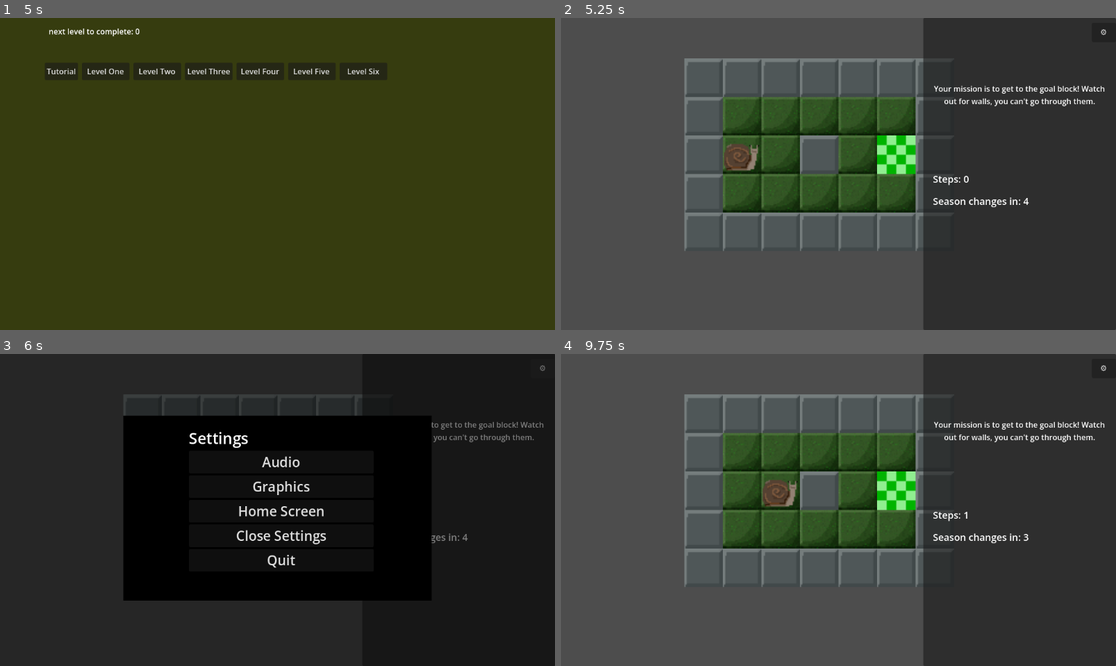
Above: before the commit, frames 1-4 (two rows, left to right).
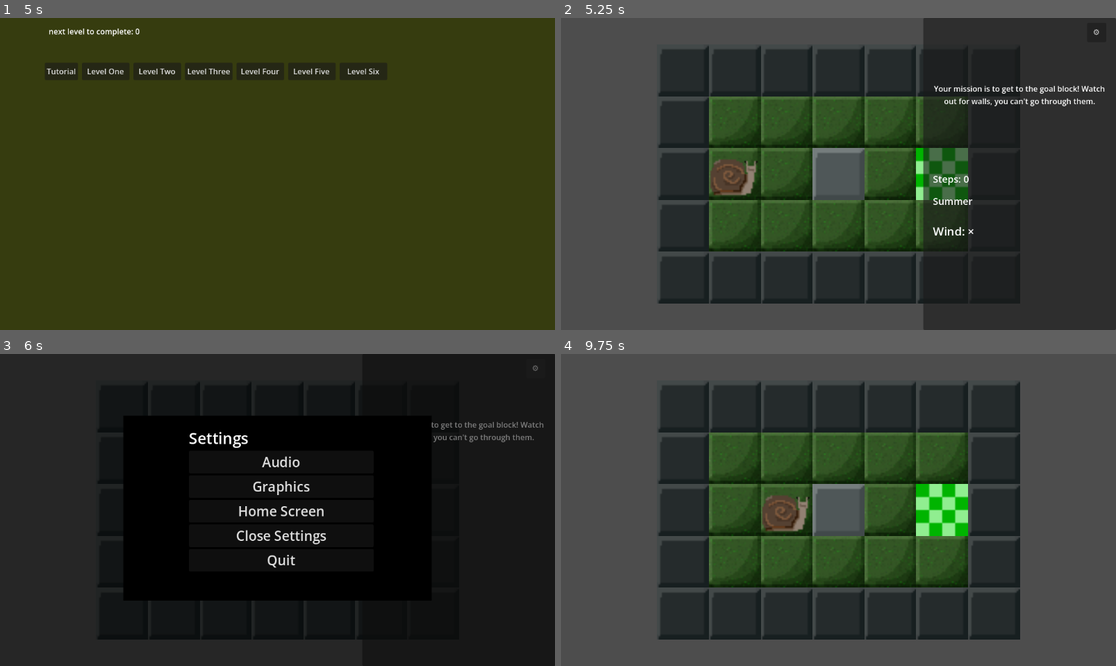
Above: after the commit, the same moments.

Repository: Caleb-sbani/project-seasons
Game: Godot game, scene res://scenes/LevelSelect.tscn
Same seed, same stepped clock (60 frames per second), same inputs: the game is played once before the commit and once after it.
Inputs:
- Up to frame 1 (5 s): click "Level One" at 0.5 s; click "⚙" at 1.25 s; click "Audio" at 2 s; click "Graphics" at 2.75 s; click "Home Screen" at 3.5 s; click "Level Select" at 4.25 s
- Up to frame 2 (5.25 s): click "Tutorial" at 5 s
- Up to frame 3 (6 s): click "⚙" at 5.75 s
- Up to frame 4 (9.75 s): click "Audio" at 6.5 s; click "Graphics" at 7.25 s; click "Home Screen" at 8 s; click "Tutorial" at 8.75 s; tap Enter at 9.5 s; hold Right (ui_right) from 9.53 s (still down); tap H at 9.6 s

Frame 1 is identical in both runs. In frame 2, 33% of the frame differs, in the area x 17-99%, y 3-92%; in frame 3, 2.6%; in frame 4, 56%, in the area x 17-100%, y 0-100%.

Commit message:
Updates tutorial level to match modern level framework

Diff:
--- a/GameFiles/project-seasons/scripts/levels.gd
+++ b/GameFiles/project-seasons/scripts/levels.gd
@@ -90,10 +90,6 @@
 
 	# Just position it manually inside the 400px panel
 	settings_button.position = Vector2(340, 10)
-
-	settings_button.pressed.connect(_on_settings_pressed)
-
-	right_panel.add_child(settings_button)
 
 	settings_button.pressed.connect(_on_settings_pressed)
 
@@ -363,6 +359,8 @@
 			direction = Vector2i(0, 1)
 		elif event.pressed and event.keycode == KEY_D:
 			direction = Vector2i(1, 0)
+		elif event.pressed and event.keycode == KEY_ESCAPE:
+			_on_settings_pressed()
 
 	if direction != Vector2i.ZERO:
 		try_move_player(direction)
@@ -372,7 +370,7 @@
 	var new_pos = player_pos + direction
 	var box_at_pos = get_box_at(new_pos)
 	# check what type of tile is at new position
-	if (get_tile_at(new_pos) == 'E'): return
+	if (get_tile_at(new_pos) == 'E' or player_locked): return
 	if ((get_tile_at(new_pos) != 'w') or (has_honey and get_tile_at(new_pos) == 'w')):
 		if season == "Fall" and direction == wind_direction:
 			var boost_pos = new_pos + wind_direction
@@ -630,7 +628,7 @@
 	$UI.add_child(fade)
 
 	var tween = create_tween()
-	tween.tween_property(fade, "color", Color(0, 0, 0, 1), 1.0)
+	tween.tween_property(fade, "color", Color(0, 0, 0, 1), 0.5)
 	await tween.finished
 
 	await get_tree().create_timer(1).timeout
@@ -643,7 +641,7 @@
 	$UI.add_child(fade)
 
 	var tween = create_tween()
-	tween.tween_property(fade, "color", Color(0, 0, 0, 0), 1.0)
+	tween.tween_property(fade, "color", Color(0, 0, 0, 0), 0.5)
 	await tween.finished
 
 	fade.queue_free()
--- a/GameFiles/project-seasons/scripts/tutorial_lvl.gd
+++ b/GameFiles/project-seasons/scripts/tutorial_lvl.gd
@@ -1,28 +1,40 @@
 extends Node2D
 
+var settings_scene = preload("res://scenes/SettingsMenu.tscn")
+var input_locked = false
+
 const TILE_SIZE = 32  # our sprites are 32x32
+var seasons_array = ["Winter", "Spring", "Summer", "Fall"]
 
 # various trackers
+var player_locked = false
 var current_stage = 1
+var total_stages = 7
 var player_pos = Vector2i(0, 0)
 var step_counter = 0
-var change_frequency = 4
+var change_frequency = 999999999 # makes sure seasons dont switch randomly during tutorial
 var has_honey = false
 var wind_direction = Vector2i(1, 0)  # right by default
-
-var input_locked = false
-
-# ttrackers for tutorial highlights
-var shown_step_counter_hint = false
-var shown_change_freq_hint = false
-var shown_wind_hint = false
+var season = ""
 
 # object refrences
 var player_sprite = null
 var tutorial_panel = null
 var boxes = []
-
-var settings_scene = preload("res://scenes/SettingsMenu.tscn")
+var waters = []
+var waterspos = []
+var sinkholes = []
+var sinkholetracker = []
+var sinkholespos = []
+var bees = []
+var beehives = []
+var beehivespos = []
+
+
+# trackers for tutorial highlights
+var shown_step_counter_hint = false
+var shown_change_freq_hint = false
+var shown_wind_hint = false
 
 func _ready():
 	setup_ui()
@@ -76,32 +88,18 @@
 	hud.position = Vector2(20, 320)
 	right_panel.add_child(hud)
 
-	# --- Settings Button ---
-	# --- Settings Button ---
 	var settings_button = Button.new()
 	settings_button.name = "SettingsButton"
-	settings_button.text = "⚙"  # gear symbol for settings
+	settings_button.text = "⚙"
 	settings_button.tooltip_text = "Settings"
-	settings_button.size_flags_horizontal = Control.SIZE_SHRINK_CENTER
-	settings_button.size_flags_vertical = Control.SIZE_SHRINK_CENTER
-	settings_button.custom_minimum_size = Vector2(40, 40)  # button size
-
-	# Anchors to top-right corner
-	settings_button.anchor_left = 1.0
-	settings_button.anchor_top = 0.0
-	settings_button.anchor_right = 1.0
-	settings_button.anchor_bottom = 0.0
-
-	# Offset from top-right
-	settings_button.offset_left = -50  # distance from right edge
-	settings_button.offset_top = 10    # distance from top
-	settings_button.offset_right = 0
-	settings_button.offset_bottom = 0
-
-	ui.add_child(settings_button)
-
-	# connect the pressed signal
+	settings_button.custom_minimum_size = Vector2(40, 40)
+
+	# Just position it manually inside the 400px panel
+	settings_button.position = Vector2(340, 10)
+
 	settings_button.pressed.connect(_on_settings_pressed)
+
+	right_panel.add_child(settings_button)
 
 	# step counter
 	var step_label = Label.new()
@@ -115,24 +113,38 @@
 	spacer1.custom_minimum_size = Vector2(0, 10)
 	hud.add_child(spacer1)
 
+	#season label
+	var season_label = Label.new()
+	season_label.name = "CurrentSeason"
+	season_label.text = season
+	season_label.add_theme_font_size_override("font_size", 20)
+	hud.add_child(season_label)
+
+	#element spacing
+	var spacer2 = Control.new()
+	spacer2.custom_minimum_size = Vector2(0, 10)
+	hud.add_child(spacer2)
+
 	# season change tracker (seasons changing not actually implemented for tutorial)
 	var freq_label = Label.new()
 	freq_label.name = "ChangeFrequency"
 	freq_label.text = "Season changes in: 4"
 	freq_label.add_theme_font_size_override("font_size", 20)
 	hud.add_child(freq_label)
+	freq_label.hide()
 
 	# spacing for UI elements
-	var spacer2 = Control.new()
-	spacer2.custom_minimum_size = Vector2(0, 10)
-	hud.add_child(spacer2)
+	var spacer3 = Control.new()
+	spacer3.custom_minimum_size = Vector2(0, 10)
+	hud.add_child(spacer3)
 
 	# wind direction indicator
 	var wind_label = Label.new()
 	wind_label.name = "WindDirection"
-	wind_label.text = "Wind: →"
+	wind_label.text = "Wind: ×"
+	#←, ↑, ↓, → or × for values
 	wind_label.add_theme_font_size_override("font_size", 24)
-	wind_label.visible = false  # hidden until stage 7
+	wind_label.visible = true
 	hud.add_child(wind_label)
 
 	tutorial_panel = text_container
@@ -159,25 +171,47 @@
 	has_honey = false
 	shown_step_counter_hint = false
 	shown_change_freq_hint = false
+	player_locked = false
 	shown_wind_hint = false
 	update_hud()
 
-	# loads the appropriate stage of tutorial
 	match stage_num:
 		1:
+			season = "Summer"
+			#call switch season at the end of setup so season gets set up correctly
 			load_stage_1()
+			switch_season()
 		2:
+			season = "Summer"
+			#call switch season at the end of setup so season gets set up correctly
 			load_stage_2()
+			switch_season()
 		3:
+			season = "Winter"
+			#call switch season at the end of setup so season gets set up correctly
 			load_stage_3()
+			switch_season()
 		4:
+			season = "Spring"
+			#call switch season at the end of setup so season gets set up correctly
 			load_stage_4()
+			switch_season()
 		5:
+			season = "Summer"
+			#call switch season at the end of setup so season gets set up correctly
 			load_stage_5()
+			switch_season()
 		6:
+			season = "Summer"
+			#call switch season at the end of setup so season gets set up correctly
 			load_stage_6()
+			switch_season()
 		7:
+			season = "Fall"
+			#call switch season at the end of setup so season gets set up correctly
 			load_stage_7()
+			switch_season()
+	update_hud()
 
 func clear_level():
 	# remove all child nodes except UI and camera for the reset
@@ -186,22 +220,32 @@
 			child.queue_free()
 
 	boxes.clear()
+	waters.clear()
+	waterspos.clear()
+	sinkholes.clear()
+	sinkholetracker.clear()
+	bees.clear()
+	beehives.clear()
+	beehivespos.clear()
 	player_sprite = null
 
 func create_map(layout: Array, instruction_text: String):
+	$UI/RightPanel/TextContainer/TutorialText.add_theme_color_override("font_color", Color(1, 1, 1))
+	$UI/RightPanel/TextContainer/TutorialText.add_theme_font_size_override("font_size", 16)
+	$UI/RightPanel/TextContainer/TutorialText.show()
 	var rows = layout.size()
 	var cols = layout[0].length()
 
 	# adds the outer walls around the lvls
 	# top & bottom
 	for x in range(cols + 2):
-		create_tile(Vector2i(x, 0), 'w')
-		create_tile(Vector2i(x, rows + 1), 'w')
+		create_tile(Vector2i(x, 0), 'E')
+		create_tile(Vector2i(x, rows + 1), 'E')
 
 	# left & right
 	for y in range(rows + 2):
-		create_tile(Vector2i(0, y), 'w')
-		create_tile(Vector2i(cols + 1, y), 'w')
+		create_tile(Vector2i(0, y), 'E')
+		create_tile(Vector2i(cols + 1, y), 'E')
 
 	# creates the lvl content
 	for y in range(rows):
@@ -221,7 +265,14 @@
 				create_tile(grid_pos, 'B')
 			else:
 				create_tile(grid_pos, tile)
-
+	var camera = get_viewport().get_camera_2d()
+	#camera hints: moving right with camera is +++x
+	# moving down with camera is ---y
+	camera.position = Vector2(32 * cols + 64, rows* 32.0 + 64)/2
+	#camera.zoom = Vector2(2, 2)
+	var t = min(12.0/cols, 6.0/rows)
+	t = pow(t, 0.75)
+	camera.zoom = Vector2(2.0 * t, 2.0 * t)
 	# show tutorial instructions
 	show_tutorial_text(instruction_text)
 
@@ -237,16 +288,38 @@
 			sprite.texture = load("res://assets/sprites/wall.png")
 		'W':
 			sprite.texture = load("res://assets/sprites/water.png")
+			waters.append(sprite)
+			waterspos.append(grid_pos)
 		'i':
 			sprite.texture = load("res://assets/sprites/ice.png")
+			waters.append(sprite)
+			waterspos.append(grid_pos)
 		's':
 			sprite.texture = load("res://assets/sprites/sinkhole.png")
+			sinkholes.append(sprite)
+			sinkholespos.append(grid_pos)
+			sinkholetracker.append(0)
+		'H':
+			sprite.texture = load("res://assets/sprites/sinkhole_warning.png")
+			sinkholes.append(sprite)
+			sinkholespos.append(grid_pos)
+			sinkholetracker.append(1)
+		'h':
+			sprite.texture = load("res://assets/sprites/sinkhole_start.png")
+			sinkholes.append(sprite)
+			sinkholespos.append(grid_pos)
+			sinkholetracker.append(2)
 		'b':
 			sprite.texture = load("res://assets/sprites/beehive.png")
+			beehives.append(sprite)
+			beehivespos.append(grid_pos)
 		'B':
 			sprite.texture = load("res://assets/sprites/bee.png")
+			bees.append(sprite)
 		'G':
 			sprite.texture = load("res://assets/sprites/goal.png")
+		'E':
+			sprite.texture = load("res://assets/sprites/outer_wall.png")
 
 	add_child(sprite)
 
@@ -265,10 +338,12 @@
 	box.position = Vector2(grid_pos) * TILE_SIZE
 	box.centered = false
 	box.set_meta("grid_pos", grid_pos)
+	box.set_meta("immovable", false)
 	box.name = "Box"
-	box.z_index = 5  # renders boxes above tiles but below player
+	box.z_index = 6  # renders boxes above tiles but below player
 	boxes.append(box)
 	add_child(box)
+
 
 func show_tutorial_text(text: String):
 	$UI/RightPanel/TextContainer/TutorialText.text = text
@@ -276,6 +351,7 @@
 func update_hud():
 	$UI/RightPanel/HUD/StepCounter.text = "Steps: %d" % step_counter
 	var steps_until_change = change_frequency - (step_counter % change_frequency)
+	$UI/RightPanel/HUD/CurrentSeason.text = season
 	$UI/RightPanel/HUD/ChangeFrequency.text = "Season changes in: %d" % steps_until_change
 
 func _unhandled_input(event):
@@ -284,7 +360,9 @@
 
 	var direction = Vector2i.ZERO
 
-	if event.is_action_pressed("ui_up"):
+	if player_locked == true:
+		direction = Vector2i(0, 0)
+	elif event.is_action_pressed("ui_up"):
 		direction = Vector2i(0, -1)
 	elif event.is_action_pressed("ui_down"):
 		direction = Vector2i(0, 1)
@@ -293,74 +371,121 @@
 	elif event.is_action_pressed("ui_right"):
 		direction = Vector2i(1, 0)
 
+	if event is InputEventKey:
+		if event.pressed and event.keycode == KEY_H:
+			if ($UI.visible):
+				$UI.hide()
+			else:
+				$UI.show()
+		elif event.pressed and event.keycode == KEY_R:
+			player_death("Restarting", player_pos)
+		elif event.pressed and event.keycode == KEY_W:
+			direction = Vector2i(0, -1)
+		elif event.pressed and event.keycode == KEY_A:
+			direction = Vector2i(-1, 0)
+		elif event.pressed and event.keycode == KEY_S:
+			direction = Vector2i(0, 1)
+		elif event.pressed and event.keycode == KEY_D:
+			direction = Vector2i(1, 0)
+		elif event.pressed and event.keycode == KEY_ESCAPE:
+			_on_settings_pressed()
+
 	if direction != Vector2i.ZERO:
 		try_move_player(direction)
 
 func try_move_player(direction: Vector2i):
+	#$UI/RightPanel/TextContainer/TutorialText.hide()
 	var new_pos = player_pos + direction
-
-	# is a box in the way
 	var box_at_pos = get_box_at(new_pos)
-	if box_at_pos:
-		# if box is immovable (on water/sinkhole), player can walk over it
-		if box_at_pos.get_meta("immovable", false):
-			move_player(new_pos)
-			return
-
-		# else push the box
-		if try_push_box(box_at_pos, direction):
-			move_player(new_pos)
-		return
-
 	# check what type of tile is at new position
-	if can_move_to(new_pos):
-		move_player(new_pos)
-
-		# stage 7 specific
-		if current_stage == 7 and direction == wind_direction:
+	if (get_tile_at(new_pos) == 'E' or player_locked): return
+	if ((get_tile_at(new_pos) != 'w') or (has_honey and get_tile_at(new_pos) == 'w')):
+		if season == "Fall" and direction == wind_direction:
 			var boost_pos = new_pos + wind_direction
 			# check if boost position has a box (not sure how we want to handle this yet)
 			var boost_box = get_box_at(boost_pos)
+			if box_at_pos:
+				if (box_at_pos.get_meta("immovable") == false):
+					if try_push_box(box_at_pos, direction):
+						move_player(new_pos)
+					return
+			else:
+				var tileat = get_tile_at(new_pos)
+				match tileat:
+					'B':
+						if (step_counter%change_frequency != change_frequency-1):
+							player_death("Stung by a bee!", new_pos)
+						return
+					'w':
+						if(can_move_to(new_pos)):
+							move_player(new_pos)
 			if boost_box:
-				if boost_box.get_meta("immovable", false):
-					move_player(boost_pos, false)  # don't increment steps twice
+				if (boost_box.get_meta("immovable")):
+					move_player(boost_pos, true)
+					return
+				else:
+					if (try_push_box(boost_box, direction)):
+						move_player(boost_pos)
+						return
+					elif can_move_to(new_pos):
+						move_player(new_pos)
+						return
 			elif can_move_to(boost_pos):
-				move_player(boost_pos, false)  # don't increment steps twice
+				move_player(boost_pos, true)
+				return
+			if (get_tile_at(boost_pos) == 'w' or get_tile_at(boost_pos) == 'E'):
+				if (can_move_to(new_pos)):
+					move_player(new_pos)
+		elif (season != "Fall" or direction != wind_direction):
+			if (box_at_pos):
+				if (box_at_pos.get_meta("immovable")):
+					move_player(new_pos)
+					return
+				elif try_push_box(box_at_pos, direction):
+					move_player(new_pos)
+					return
+			elif (can_move_to(new_pos)):
+				move_player(new_pos)
+				return
+
 
 func can_move_to(grid_pos: Vector2i) -> bool:
 	var tile = get_tile_at(grid_pos)
-
+	if tile == 'E': return false
 	# can't walk through walls
 	if tile == 'w':
-		# stage 5 specific
-		if has_honey and current_stage == 5:
+		if has_honey:
 			has_honey = false
+			player_sprite.texture = load("res://assets/sprites/snail.png")
 			return true
 		return false
 
-	# water kills you
-	if tile == 'W':
-		player_death("You drowned!")
+	# water kills you when not about to turn to ice
+	if (tile == 'W' and season == "Fall" and step_counter%change_frequency == change_frequency-1):
+		return true
+	if (tile == 'W' and season != "Winter"):
+		player_death("You drowned!", grid_pos)
 		return false
 
 	# bees sting you to death
-	if tile == 'B' and current_stage == 4:
-		player_death("Ouch! Stung by a bee!")
+	if tile == 'B' and season == "Spring" and step_counter%change_frequency != change_frequency-1:
+		player_death("Ouch! Stung by a bee!", grid_pos)
 		return false
 
 	# beehive gives honey
-	if tile == 'b' and current_stage == 5:
+	if tile == 'b':
 		has_honey = true
-		show_tutorial_text("You got honey! You can now climb over one wall!")
+		player_sprite.texture = load("res://assets/sprites/snail_honey.png")
 
 	# sinkholes kill you
 	if tile == 's':
-		player_death("You fell into a sinkhole!")
+		player_death("You fell into a sinkhole!", grid_pos)
 		return false
 
 	return true
 
 func get_tile_at(grid_pos: Vector2i) -> String:
+
 	# checks tiles by position
 	var world_pos = Vector2(grid_pos) * TILE_SIZE
 
@@ -369,14 +494,20 @@
 			if child.position.distance_to(world_pos) < 5:
 				# determine type
 				var texture_path = child.texture.resource_path
-				if "wall" in texture_path:
+				if "outer_wall" in texture_path:
+					return 'E'
+				elif "wall" in texture_path:
 					return 'w'
 				elif "water" in texture_path:
 					return 'W'
 				elif "ice" in texture_path:
 					return 'i'
-				elif "sinkhole" in texture_path:
+				elif "sinkhole.png" in texture_path:
 					return 's'
+				elif "sinkhole_warning.png" in texture_path:
+					return 'H'
+				elif "sinkhole_start.png" in texture_path:
+					return 'h'
 				elif "bee.png" in texture_path:  # bee.png not beehive
 					return 'B'
 				elif "beehive" in texture_path:
@@ -386,11 +517,32 @@
 
 	return 'g'
 
+
 func get_box_at(grid_pos: Vector2i):
+	var tempboxes = []
 	for box in boxes:
 		if box.get_meta("grid_pos") == grid_pos:
-			return box
+			tempboxes.append(box)
+	for b in tempboxes:
+		if b.get_meta("immovable") == true:
+			continue
+		else:
+			return b
+	if tempboxes.size() == 1:
+		return tempboxes[0]
 	return null
+
+
+func get_immovable_box_at(grid_pos: Vector2i):
+	var tempboxes = []
+	for box in boxes:
+		if box.get_meta("grid_pos") == grid_pos:
+			tempboxes.append(box)
+	for b in tempboxes:
+		if b.get_meta("immovable") == true:
+			return b
+	return null
+
 
 func try_push_box(box, direction: Vector2i) -> bool:
 	var box_pos = box.get_meta("grid_pos")
@@ -399,14 +551,21 @@
 	# can box be pushed there
 	var tile = get_tile_at(new_box_pos)
 
+	if (get_box_at(new_box_pos) != null):
+		box.set_meta("grid_pos", new_box_pos)
+		animate_move(box, new_box_pos)
+		return true
+
 	if tile == 'W' or tile == 's':
 		box.set_meta("grid_pos", new_box_pos)
 		box.set_meta("immovable", true)
+		box.texture = load("res://assets/sprites/immovable_box.png")
+		box.z_index = 4 # render below moveable boxes
 		animate_move(box, new_box_pos)
 		return true
 
 	# can't push if there's a wall or another box
-	if tile == 'w' or get_box_at(new_box_pos):
+	if tile == 'w' or get_box_at(new_box_pos) or tile == 'b' or tile == 'E':
 		return false
 
 	# can't push immovable boxes
@@ -424,25 +583,14 @@
 
 	if increment_steps:
 		step_counter += 1
+		if step_counter % change_frequency == 0:
+			switch_season()
 		update_hud()
-
-		# stage 3 hints after first move
-		if current_stage == 3 and step_counter == 1:
-			if not shown_step_counter_hint:
-				shown_step_counter_hint = true
-				await get_tree().create_timer(0.5).timeout
-				highlight_hud_element("StepCounter")
-				show_tutorial_text("Here is your step counter. You can keep track of how many steps you have made in the current season.")
-				await get_tree().create_timer(3).timeout
-
-			if not shown_change_freq_hint:
-				shown_change_freq_hint = true
-				highlight_hud_element("ChangeFrequency")
-				show_tutorial_text("Here is the change frequency. The map will change seasons every time your steps reach this number.")
 
 	# ALWAYS check if reached goal after moving
 	# player must LAND on goal to win
 	if get_tile_at(new_pos) == 'G':
+		player_locked = true
 		await get_tree().create_timer(0.5).timeout
 		on_goal_reached()
 
@@ -462,22 +610,28 @@
 	var tween = create_tween()
 	tween.tween_property(sprite, "position", target_pos, 0.2)
 
-func player_death(death_message: String):
-	# death message
-	show_tutorial_text(death_message + "\n\nResetting level...")
-
+func player_death(death_message: String, death_pos: Vector2i):
+	$UI/RightPanel/TextContainer/TutorialText.show()
+	$UI/RightPanel/TextContainer/TutorialText.text = death_message
+	$UI/RightPanel/TextContainer/TutorialText.add_theme_font_size_override("font_size", 24)
+	$UI/RightPanel/TextContainer/TutorialText.add_theme_color_override("font_color", Color(1, 0, 0))
 	# temporarily disable input
 	set_process_unhandled_input(false)
 
 	# flash player red for death
 	if player_sprite:
+		var target_pos = Vector2(death_pos) * TILE_SIZE
+		if (death_pos != player_pos):
+			var tween = create_tween()
+			tween.tween_property(player_sprite, "position", target_pos, 0.2)
 		var original_modulate = player_sprite.modulate
 		player_sprite.modulate = Color(1, 0, 0)  # Red
 		await get_tree().create_timer(0.5).timeout
 		player_sprite.modulate = original_modulate
 
+
 	# wait a moment
-	await get_tree().create_timer(1.0).timeout
+	await get_tree().create_timer(0.5).timeout
 
 	# reload current stage
 	load_stage(current_stage)
@@ -485,11 +639,10 @@
 	# re-enable input
 	set_process_unhandled_input(true)
 
+
 func on_goal_reached():
-	if current_stage == 7:
-		# completion message
-		show_tutorial_text("Now that you're an expert, my job is done! The rest you'll figure out as you progress through the levels. Good luck!")
-		await get_tree().create_timer(4).timeout
+	if current_stage == total_stages:
+		await fade_to_black()
 		# go to level select (not yet implemented)
 		get_tree().change_scene_to_file("res://scenes/LevelSelect.tscn")
 	else:
@@ -506,7 +659,7 @@
 	$UI.add_child(fade)
 
 	var tween = create_tween()
-	tween.tween_property(fade, "color", Color(0, 0, 0, 1), 1.0)
+	tween.tween_property(fade, "color", Color(0, 0, 0, 1), 0.5)
 	await tween.finished
 
 	await get_tree().create_timer(1).timeout
@@ -519,10 +672,97 @@
 	$UI.add_child(fade)
 
 	var tween = create_tween()
-	tween.tween_property(fade, "color", Color(0, 0, 0, 0), 1.0)
+	tween.tween_property(fade, "color", Color(0, 0, 0, 0), 0.5)
 	await tween.finished
 
 	fade.queue_free()
+
+func switch_season():
+	var next = false
+	var prev = season
+	if step_counter != 0:
+		for i in seasons_array:
+			if next:
+				season = i
+				break
+			if season == i:
+				next = true
+		if prev == season:
+			season = "Winter"
+	if season == "Winter":
+		#do winter stuff
+		$UI/RightPanel/HUD/WindDirection.text = "Wind: ×"
+		for tile in waters:
+			tile.texture = load("res://assets/sprites/ice.png")
+	elif season == "Spring":
+		#do spring stuff
+		for tile in waters:
+			tile.texture = load("res://assets/sprites/water.png")
+		for t in waterspos:
+			if (get_box_at(t)):
+				get_box_at(t).set_meta("immovable", true)
+				get_box_at(t).texture = load("res://assets/sprites/immovable_box.png")
+		for i in beehives.size():
+			if (get_tile_at(beehivespos[i] + Vector2i(0, 1)) == 'g'):
+				create_tile(beehivespos[i] + Vector2i(0, 1), 'B')
+			if (get_tile_at(beehivespos[i] + Vector2i(0, -1)) == 'g'):
+				create_tile(beehivespos[i] + Vector2i(0, -1), 'B')
+			if (get_tile_at(beehivespos[i] + Vector2i(-1, 0)) == 'g'):
+				create_tile(beehivespos[i] + Vector2i(-1, 0), 'B')
+			if (get_tile_at(beehivespos[i] + Vector2i(1, 0)) == 'g'):
+				create_tile(beehivespos[i] + Vector2i(1, 0), 'B')
+		if (get_tile_at(player_pos) == 'B'):
+			player_death("You got stung!", player_pos)
+		if (get_tile_at(player_pos) == 'W'  and get_immovable_box_at(player_pos) == null):
+			player_death("You drowned!", player_pos)
+	elif season == "Summer":
+		#do summer stuff
+		for i in sinkholes.size():
+			if step_counter != 0:
+				if (sinkholetracker[i] == 1):
+					sinkholes[i].texture = load("res://assets/sprites/sinkhole.png")
+					sinkholetracker[i] = 0
+					if (get_immovable_box_at(sinkholespos[i]) == null):
+						for b in boxes:
+							if (b.get_meta("grid_pos") == sinkholespos[i]):
+								b.set_meta("immovable", true)
+								b.texture = load("res://assets/sprites/immovable_box.png")
+								b.z_index = 4
+					if (get_tile_at(player_pos) == 's' and get_immovable_box_at(player_pos) == null):
+						player_death("You fell into a sinkhole!", player_pos)
+				elif (sinkholetracker[i] == 2):
+					sinkholes[i].texture = load("res://assets/sprites/sinkhole_warning.png")
+					sinkholetracker[i] = 1
+		for bee in bees:
+			bee.queue_free()
+		bees.clear()
+	elif season == "Fall":
+		#do fall stuff
+		#←, ↑, ↓, → or × for values
+		if (wind_direction == Vector2i(1, 0)):
+			$UI/RightPanel/HUD/WindDirection.text = "Wind: →"
+		if (wind_direction == Vector2i(-1, 0)):
+			$UI/RightPanel/HUD/WindDirection.text = "Wind: ←"
+		if (wind_direction == Vector2i(0, -1)):
+			$UI/RightPanel/HUD/WindDirection.text = "Wind: ↑"
+		if (wind_direction == Vector2i(0, 1)):
+			$UI/RightPanel/HUD/WindDirection.text = "Wind: ↓"
+	if season != "Fall":
+		$UI/RightPanel/HUD/WindDirection.text = "Wind: ×"
+
+#LEVEL BUILDING KEY:
+# p = player
+# g = grass
+# m = moveable block
+# w = wall
+# W = water
+# i = ice
+# s = sinkhole (will kill you immediately)
+# H = sinkhole warning (will convert next summer)
+# h = sinkhole start (will convert in 2 summers)
+# b = beehive
+# B = bee
+# G = goal
 
 # ----------- STAGE DEFINITIONS -----------
 
@@ -556,7 +796,7 @@
 		"pgBgG",
 		"ggggg"
 	]
-	create_map(layout, "After winter comes... Spring! In spring, the blocks surrounding beehives will become bees. Watch out, beeeeecasue they'll sting you.")
+	create_map(layout, "After winter comes... Spring! In spring, the blocks surrounding beehives will become bees. Watch out, beeeeecause they'll sting you.")
 
 func load_stage_5():
 	var layout = [
